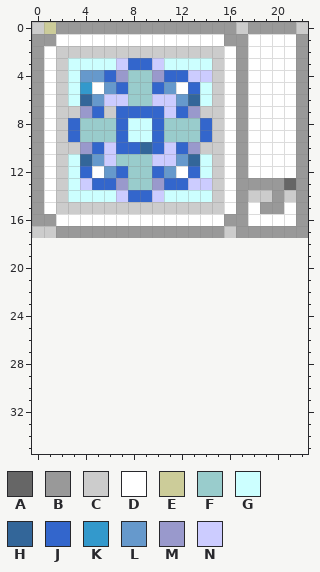
File history of a pixel-art sprite, trunk/ssf/web/docroot/images/icons/dashboardconfig.gif. The picture above is the old version.
The file is 23x18 pixels. The old version is drawn lined up with the new one, on the new canvas.
Palette (. is transparent): A #666666  B #999999  C #cccccc  D #ffffff  E #cccc99  F #99cccc  G #ccffff  H #336699  J #3366cc  K #3399cc  L #6699cc  M #9999cc  N #ccccff
Pixels before, first column x 0:
 0 CEBBBBBBBBBBBBBBBCBBBBC
 1 BBDDDDDDDDDDDDDDBBDDDDB
 2 BDCCCCCCCCCCCCCCDBDDDDB
 3 BDCGGGGNJJNGGGGCDBDDDDB
 4 BDCGLLJMFFMJJNNCDBDDDDB
 5 BDCGKDLJFFJLDJGCDBDDDDB
 6 BDCGHLNNFFNNLHGCDBDDDDB
 7 BDCCMJCJJJJNJMCCDBDDDDB
 8 BDCJFFFJGGJFFFJCDBDDDDB
 9 BDCJFFFJGGJFFFJCDBDDDDB
10 BDCCMJNJJHJNJMCCDBDDDDB
11 BDCGHLNFFFNNLHGCDBDDDDB
12 BDCGJDLJFFJLDJGCDBDDDDB
13 BDCGNJJMFFMJJNNCDBBBBAB
14 BDCGGGGNJJNGGGGCDBCCBCB
15 BDCCCCCCCCCCCCCCDBDBBDB
16 BBDDDDDDDDDDDDDDBBDDDDB
17 CCBBBBBBBBBBBBBBCBBBBBB
The same view after the edit:
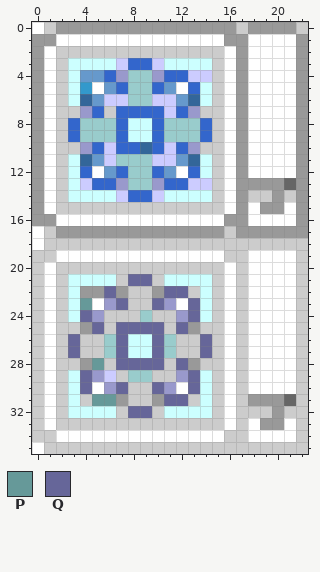
Colours new in this view: P #669999  Q #666699
The exact change:
canvas 23x18 -> 23x36
Changed rows in their new state; - is an unchanged pixel.
first column x 0:
 0 DC
first column x 0:
17 D----------------------
18 DCCCCCCCCCCCCCCCCCCCCCC
19 CCDDDDDDDDDDDDDDCCDDDDC
20 CDCCCCCCCCCCCCCCDCDDDDC
21 CDCGGGGCQQCGGGGCDCDDDDC
22 CDCGBBQBCCBQQCGCDCDDDDC
23 CDCGPDMQCCQMDQGCDCDDDDC
24 CDCGQMCCCFCCMQGCDCDDDDC
25 CDCCBQCQQQQCQBCCDCDDDDC
26 CDCQCCFQGGQFCCQCDCDDDDC
27 CDCQCCFQGGQFCCQCDCDDDDC
28 CDCCBPCQQQQCQBCCDCDDDDC
29 CDCGQMNCFFCCMQGCDCDDDDC
30 CDCGQDMQCCQMDQGCDCDDDDC
31 CDCGCPPBCCBQQCGCDCBBBAC
32 CDCGGGGCQQCGGGGCDCCCBCC
33 CDCCCCCCCCCCCCCCDCDBBDC
34 CCDDDDDDDDDDDDDDCCDDDDC
35 DCCCCCCCCCCCCCCCCCCCCCC
